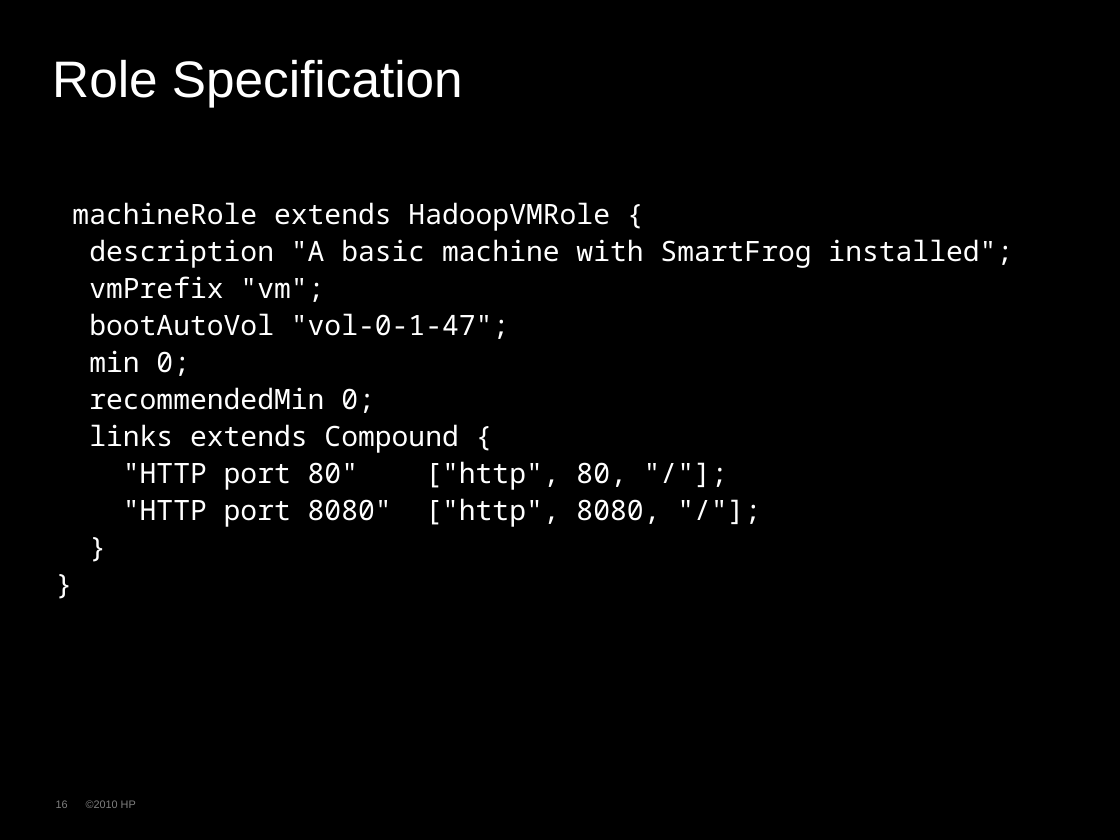
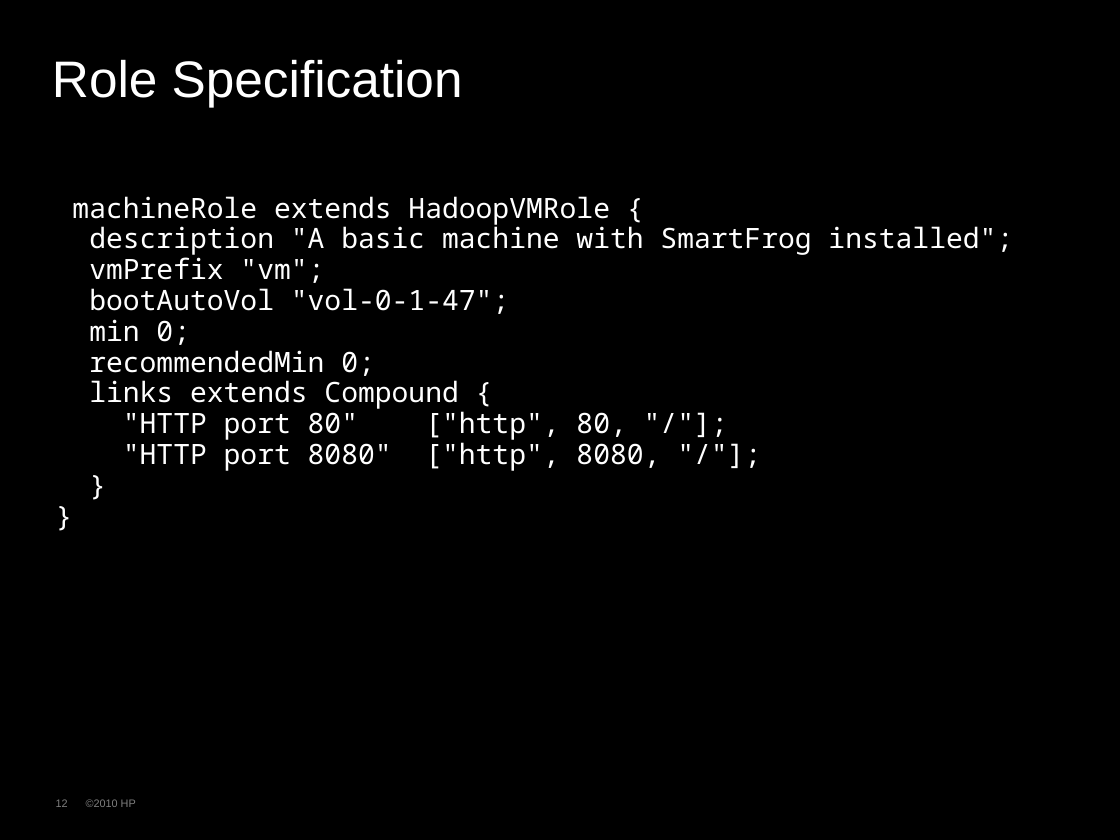
Before and after one commit to rhusar/smartfrog, a slide deck: slide 12 of core/components/cloudfarmer/doc/farming_hadoop_in_the_cloud.ppt (slide 16 before the commit). Drawn at 1120x840 pixels with LibreOffice and Linux fonts; fonts in the diff are those of the drawing; background and template pictures are left out. Boxes give left, top, right and bottom in pixels: in the first picture for what was removed or moved away, otherwise in the second. Text is boxed around its words. In the diff, an @@ line names an element or a change of style, - is before the commit and + after.

```diff
--- a/core/components/cloudfarmer/doc/farming_hadoop_in_the_cloud.ppt
+++ b/core/components/cloudfarmer/doc/farming_hadoop_in_the_cloud.ppt
@@ text "machineRole extends HadoopVMRole {" at [72, 196, 1013, 471]: indent changed; line spacing 1.1 to 0.83; line spacing 1.1 to 0.92 @@
@@ page number at [56, 799, 68, 807]: text changed @@
-16
+12
```
Also in this commit, not shown: 23 other slides changed, 1 slide added.
